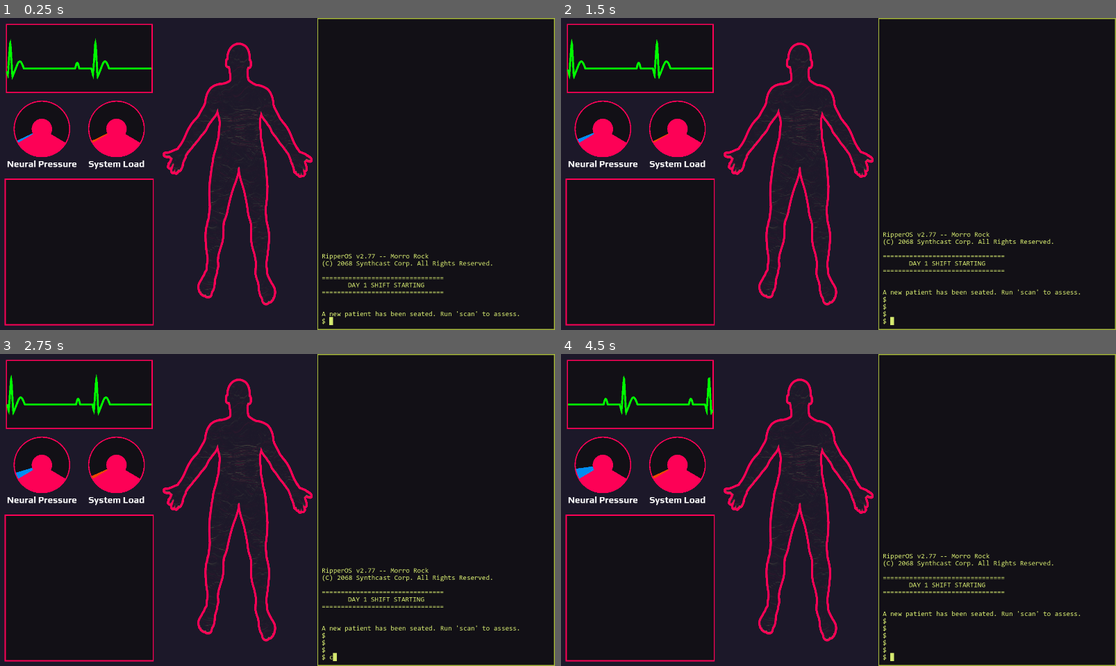
Above: before the commit, frames 1-4 (two rows, left to right).
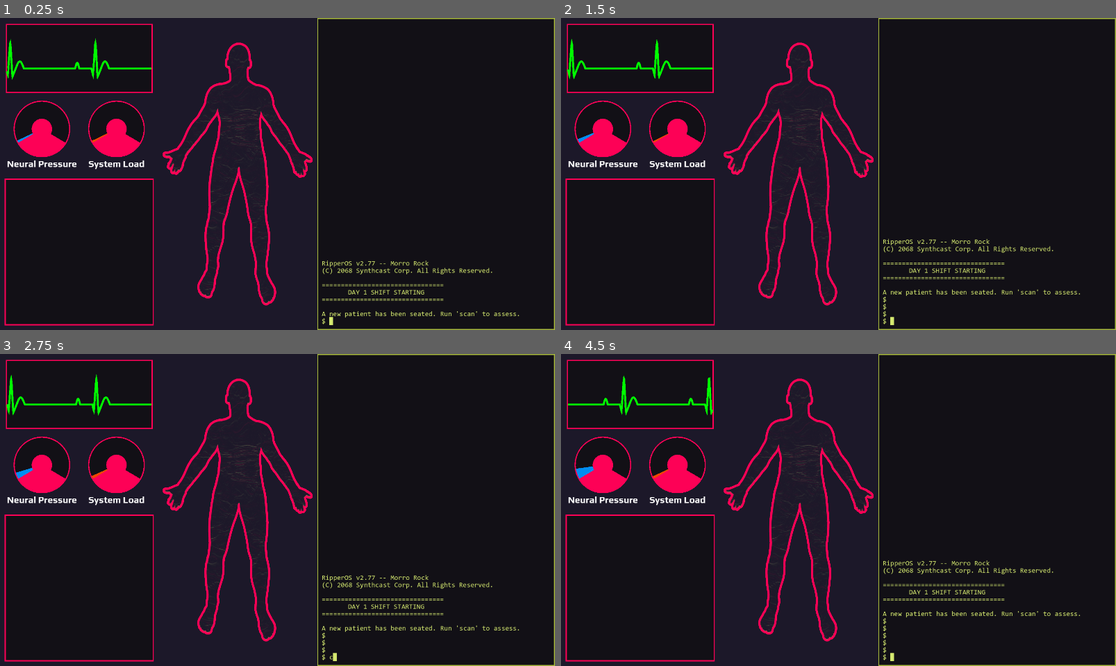
Above: after the commit, the same moments.

Repository: aaronrjackson/ripperdoc
Game: Godot game, scene res://main.tscn
Same seed, same stepped clock (60 frames per second), same inputs: the game is played once before the commit and once after it.
Inputs:
- Up to frame 1 (0.25 s): no input
- Up to frame 2 (1.5 s): tap Enter at 0.5, 0.6 s; hold Right 0.53-1.28 s; hold Down from 1.28 s (still down); tap Keypad Enter at 1.35 s
- Up to frame 3 (2.75 s): release Down at 2.03 s; hold Right from 2.03 s (still down); tap C at 2.1 s
- Up to frame 4 (4.5 s): release Right at 2.78 s; hold Up 2.78-3.53 s; tap Backspace at 2.85 s; hold Left from 3.53 s (still down); tap Enter at 3.6 s; tap Keypad Enter at 4.35 s

The runs differ from the first frame. In frame 1, 1.2% of the frame differs, in the area x 58-89%, y 75-91%; in frame 2, 1.2%, in the area x 58-89%, y 68-84%; in frame 3, 1.2%; in frame 4, 1.2%.

Commit message:
empty cyberware bug

Diff:
--- a/game_manager.gd
+++ b/game_manager.gd
@@ -138,6 +138,7 @@
 		cyberware.append(ware)
 	c.cyberware = cyberware
 	_assign_drivers(c.cyberware)
+	c.cyberware = c.cyberware.filter(func(w): return not w.drivers.is_empty()) # remove redundant cyberware
 
 	var all_types = Virus.Type.values()
 	all_types.shuffle()
@@ -180,6 +181,9 @@
 func dismiss_character() -> void:
 	current_character = null
 	installed_drivers.clear()
+	system_load = 0.0
+	neural_pressure = 0.0
+	vitals_changed.emit(0.0, 0.0)
 	character_dismissed.emit()
 
 func _kill_character() -> void:
--- a/terminal.gd
+++ b/terminal.gd
@@ -42,7 +42,6 @@
 	print("new character " + character.character_name + " detected!")
 	# always unlock input when a new patient arrives, even after a death
 	input_locked = false
-	output.append("")
 	output.append("A new patient has been seated. Run 'scan' to assess.")
 	_redraw()
 
